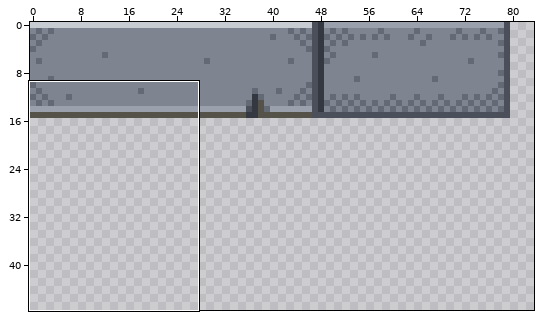
Pixel-art file -- art/aseprite/garage-tile.aseprite. The picture above shows the old version from afar; the outline marks the close-up.
Close-up. First the earlier version:
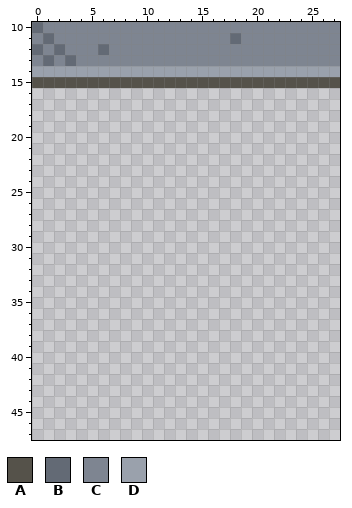
128x48 pixels, 1 frame. Shown: x 0..27, y 10..47. The wide view leaves out empty margins.
Visible layers, top first: "Layer 3", "Layer 2".
Palette (. is transparent): A #55524a  B #636a75  C #7e8591  D #9aa1ac
Pixels before, first column x 0:
10 BCCCCCCCCCCCCCCCCCCCCCCCCCCC
11 CBCCCCCCCCCCCCCCCCBCCCCCCCCC
12 BCBCCCBCCCCCCCCCCCCCCCCCCCCC
13 CBCBCCCCCCCCCCCCCCCCCCCCCCCC
14 DDDDDDDDDDDDDDDDDDDDDDDDDDDD
15 AAAAAAAAAAAAAAAAAAAAAAAAAAAA
Now the later version:
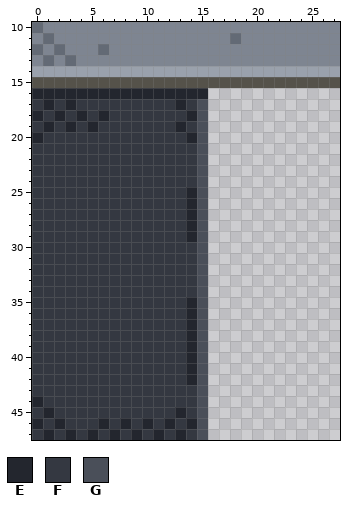
Colours new in this view: E #23262e  F #343841  G #4a4f59
Edits made:
Changed rows in their new state; - is an unchanged pixel.
Layer "Layer 3":
first column x 0:
16 EEEEEEEEEEEEEEEE
17 FEFEFFFFFFFFFEFG
18 EFEFEFEFFFFFFFEG
19 FEFEFEFFFFFFFEFG
20 EFFFFFFFFFFFFFEG
21 FFFFFFFFFFFFFFFG
22 FFFFFFFFFFFFFFFG
23 FFFFFFFFFFFFFFFG
24 FFFFFFFFFFFFFFFG
25 FFFFFFFFFFFFFFEG
26 FFFFFFFFFFFFFFEG
27 FFFFFFFFFFFFFFEG
28 FFFFFFFFFFFFFFEG
29 FFFFFFFFFFFFFFEG
30 FFFFFFFFFFFFFFFG
31 FFFFFFFFFFFFFFFG
32 FFFFFFFFFFFFFFFG
33 FFFFFFFFFFFFFFFG
34 FFFFFFFFFFFFFFFG
35 FFFFFFFFFFFFFFEG
36 FFFFFFFFFFFFFFEG
37 FFFFFFFFFFFFFFEG
38 FFFFFFFFFFFFFFEG
39 FFFFFFFFFFFFFFEG
40 FFFFFFFFFFFFFFEG
41 FFFFFFFFFFFFFFEG
42 FFFFFFFFFFFFFFEG
43 FFFFFFFFFFFFFFFG
44 EFFFFFFFFFFFFFFG
45 FEFFFFFFFFFFFEFG
46 EFEFFFEFEFEFEFEG
47 FEFEFEFEFEFEFEFG
Boxes around the changes in both close-ups, in picture pixels (x1, y1, x2, y2):
added: (32, 88, 208, 440)
